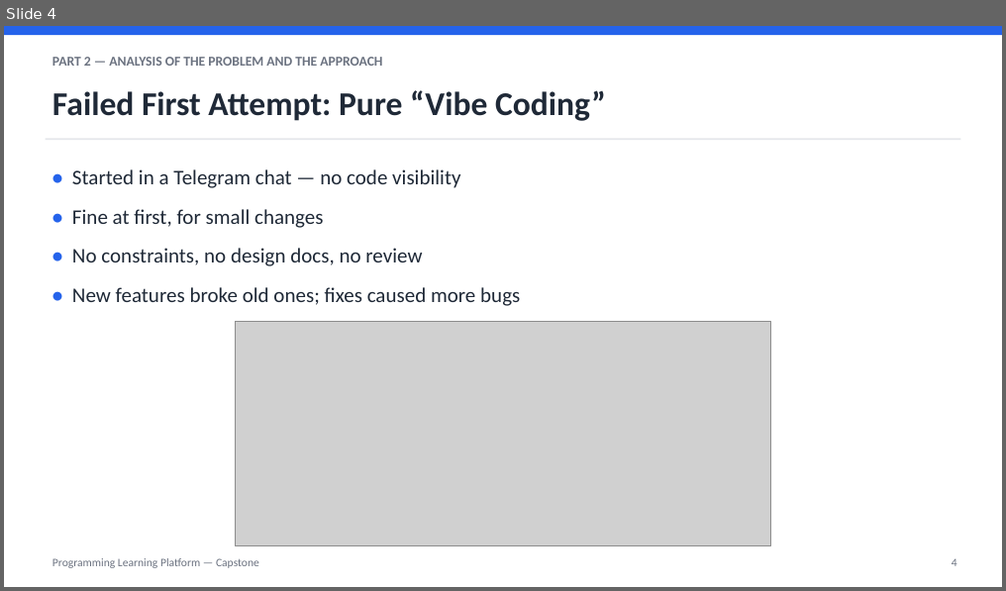
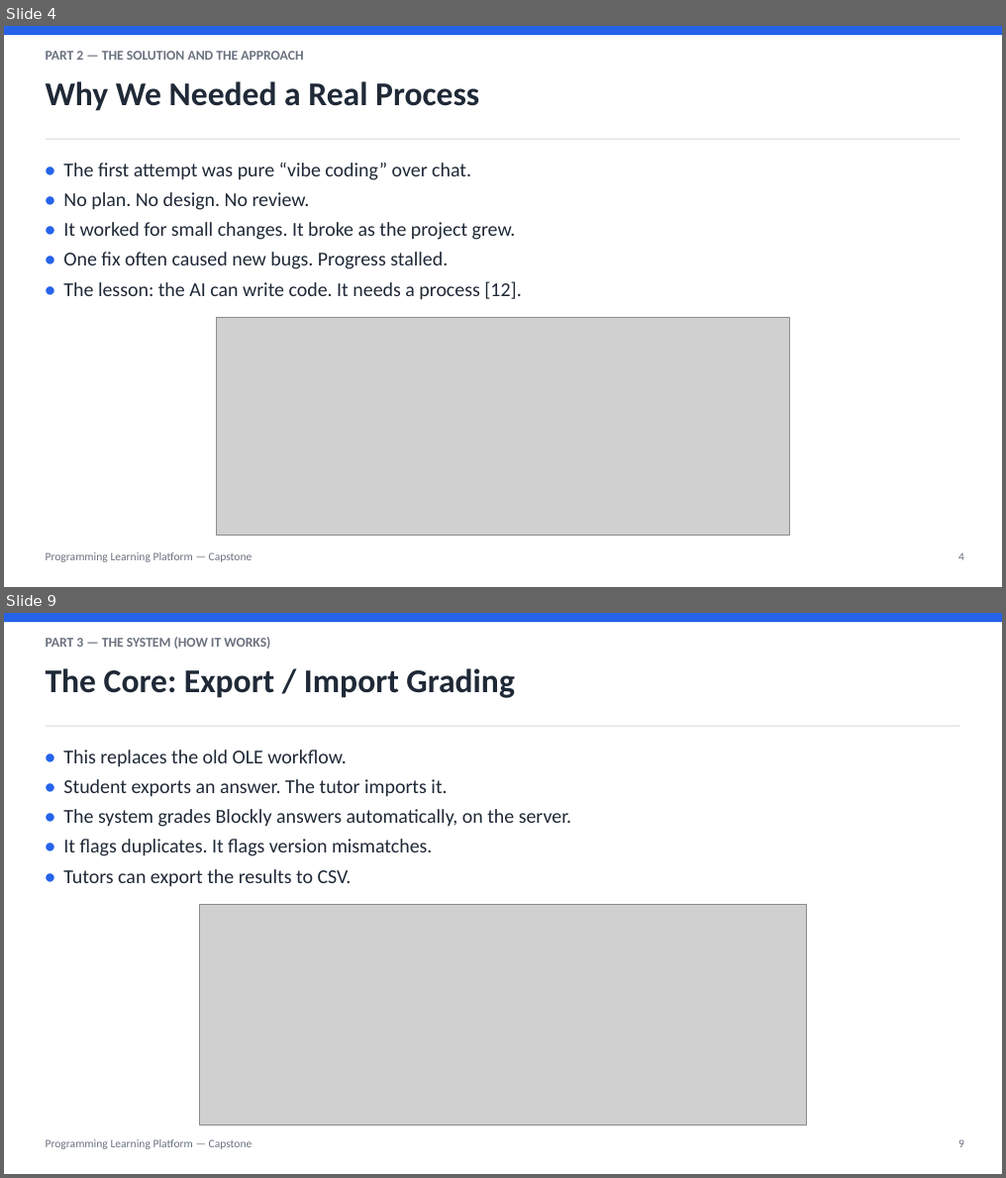
Before and after one commit to Jeromefromcn/programming-learning-platform, a slide deck: docs/6_presentation/presentation.pptx. Shown one above the other, each under a label of ours: slide 4 before the commit, slides 4 and 9 after it; the slides between them are not shown. The pictures are 1006x591 and 1006x1178 pixels, drawn with LibreOffice and Linux fonts; fonts in the diff are those of the drawing; grey boxes stand for pictures. Boxes give left, top, right and bottom in pixels: in the first picture for what was removed or moved away, otherwise in the second. Text is boxed around its words. In the diff, an @@ line names an element or a change of style, - is before the commit and + after.

```diff
--- a/docs/6_presentation/presentation.pptx
+++ b/docs/6_presentation/presentation.pptx
@@ slide 9 added at [4,613,1002,1174], background #FFFFFF @@
@@ rectangle added at [4,613,1002,622], fill #2563EB @@
@@ text added at [46,637,270,649], 13 pt, text #6B7280, bold @@
+PART 3 — THE SYSTEM (HOW IT WORKS)
@@ text added at [46,668,514,698], 32 pt, text #1F2937, bold @@
+The Core: Export / Import Grading
@@ rectangle added at [46,725,960,727], fill #E5E7EB @@
@@ text added at [63,750,571,887], 19 pt, text #1F2937 @@
+• This replaces the old OLE workflow.
+• Student exports an answer. The tutor imports it.
+• The system grades Blockly answers automatically, on the server.
+• It flags duplicates. It flags version mismatches.
+• Tutors can export the results to CSV.
@@ picture added at [199,905,806,1126] @@
@@ text added at [46,1140,252,1150], 11 pt, text #6B7280 @@
+Programming Learning Platform — Capstone
@@ text added at [958,1140,964,1148], 11 pt, text #6B7280 @@
+9
@@ slide 4 changed as well @@
@@ text at [46,51,303,60]: text changed @@
-PART 2 — ANALYSIS OF THE PROBLEM AND THE APPROACH
+PART 2 — THE SOLUTION AND THE APPROACH
@@ text at [46,81,479,111]: text changed @@
-Failed First Attempt: Pure “Vibe Coding”
+Why We Needed a Real Process
@@ text at [63,163,521,300]: text changed; size 20 to 19 pt @@
-• Started in a Telegram chat — no code visibility
-• Fine at first, for small changes
-• No constraints, no design docs, no review
-• New features broke old ones; fixes caused more bugs
+• The first attempt was pure “vibe coding” over chat.
+• No plan. No design. No review.
+• It worked for small changes. It broke as the project grew.
+• One fix often caused new bugs. Progress stalled.
+• The lesson: the AI can write code. It needs a process [12].
@@ picture: place and size @@
-picture at [236,322,770,547]
+picture at [217,318,789,535]
@@ text "Programming Learning Platform — Capstone" at [46,553,252,563]: line spacing 1.15 to 1 @@
@@ text "4" at [958,554,964,561]: line spacing 1.15 to 1 @@
```
Also in this commit, not shown: 7 other slides changed, 6 other slides added, 11 slides removed, 1 other file.
